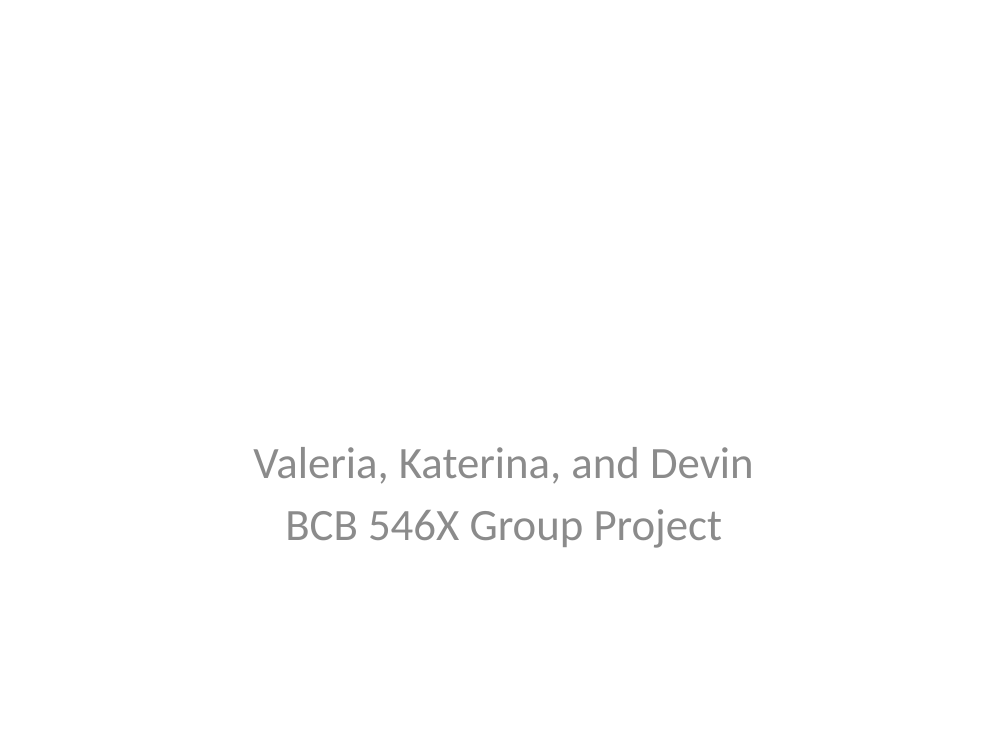
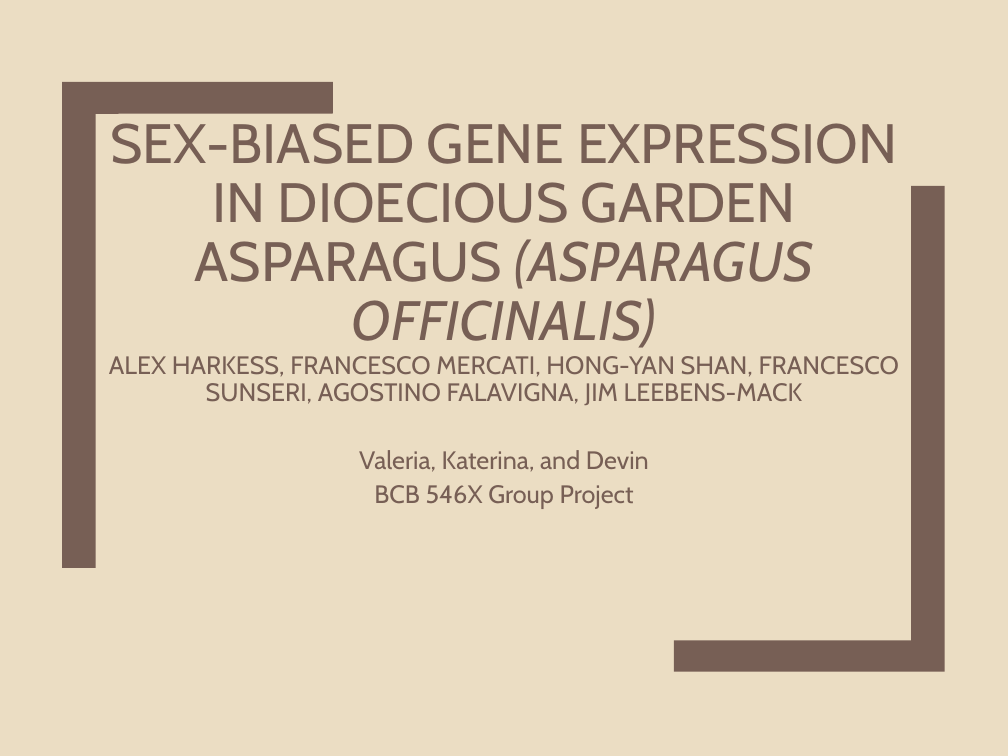
Before and after one commit to katholan/BCB546X-Spring2017_Valerin_final_project, a slide deck: slide 1 of asparagus.pptx. Drawn at 1008x756 pixels with LibreOffice and Linux fonts; fonts in the diff are those of the drawing. Boxes give left, top, right and bottom in pixels: in the first picture for what was removed or moved away, otherwise in the second. Text is boxed around its words. In the diff, an @@ line names an element or a change of style, - is before the commit and + after.

Commit message:
added some background information to powerpoint

```diff
--- a/asparagus.pptx
+++ b/asparagus.pptx
@@ background #FFFFFF to #EBDDC3 @@
@@ freeform shape added at (x1=62, y1=82, x2=334, y2=568), fill #775F55 @@
@@ title added at (x1=109, y1=123, x2=899, y2=405), 18 pt, text #775F55 @@
+SEX-BIASED GENE EXPRESSION IN DIOECIOUS GARDEN ASPARAGUS (ASPARAGUS OFFICINALIS)
+ALEX HARKESS, FRANCESCO MERCATI, HONG-YAN SHAN, FRANCESCO SUNSERI, AGOSTINO FALAVIGNA, JIM LEEBENS-MACK
@@ freeform shape added at (x1=674, y1=185, x2=946, y2=671), fill #775F55 @@
@@ subtitle "Valeria, Katerina, and Devin" moved from (x1=253, y1=447, x2=754, y2=548) to (x1=359, y1=450, x2=649, y2=509) @@
@@ subtitle "Valeria, Katerina, and Devin" at (x1=359, y1=450, x2=649, y2=509): size 32 to 18 pt, font Calibri to Cabin, text colour #8C8C8C to #775F55; line spacing 1 to 1.12; less space between paragraphs @@
```
Also in this commit, not shown: 5 slides added.
